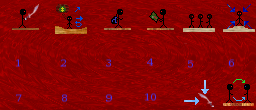
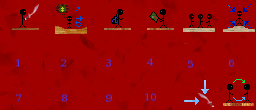
Layer changes from the first w=256, h=110 image to the second:
painted on "Background" over 0, 0, 256, 110
